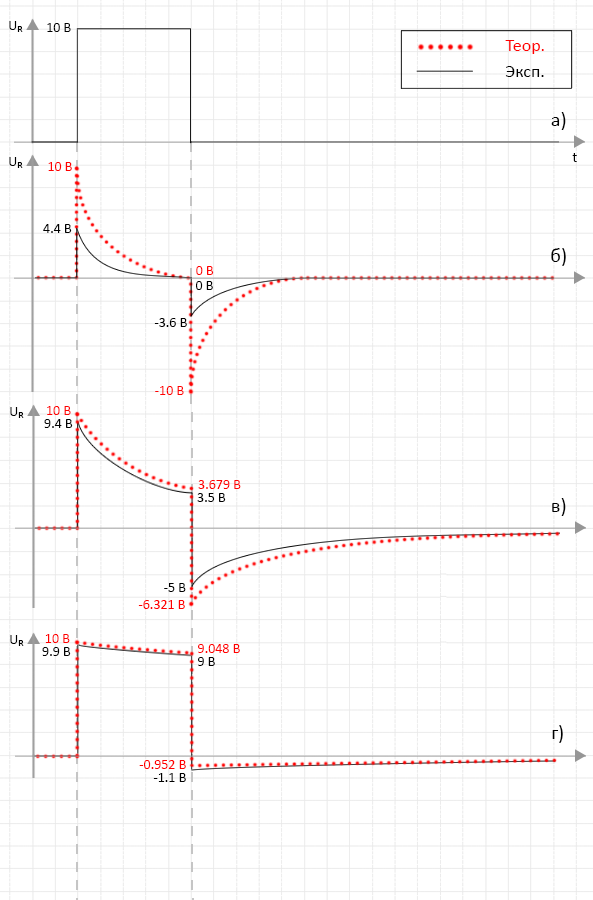
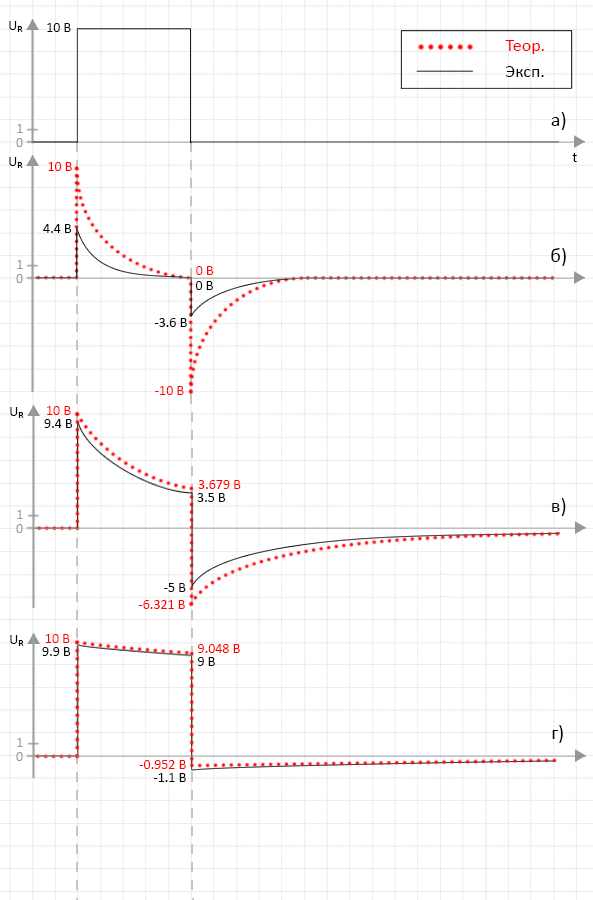
Layer changes from the first 593px x 900px image to the second:
added layer "Слой 84" in group "вход" over <box>25,140,34,144</box>
added layer "Слой 83" in group "вход" over <box>26,128,39,132</box>
added layer "1" (1st of 2, in "вход") in group "вход" over <box>17,124,23,133</box>
added layer "0" in group "вход" over <box>16,138,23,147</box>
painted on "Слой 55" over <box>14,141,33,143</box>
added layer "Слой 84 копия" in group "оси" over <box>25,276,34,280</box>
added layer "Слой 83 копия" in group "оси" over <box>26,264,39,268</box>
added layer "1 копия" in group "оси" over <box>17,260,23,269</box>
added layer "0 копия" in group "оси" over <box>16,274,23,283</box>
painted on "Слой 55 копия" (1st of 3, in "0.1" › "оси") over <box>14,277,32,279</box>
added layer "Слой 84 копия 2" in group "оси" over <box>25,526,33,530</box>
added layer "Слой 83 копия 2" in group "оси" over <box>27,514,40,518</box>
added layer "1 копия 2" in group "оси" over <box>17,510,23,519</box>
added layer "0 копия 2" in group "оси" over <box>16,524,23,533</box>
painted on "Слой 55 копия" (2nd of 3, in "1" › "оси") over <box>15,527,33,529</box>
added layer "Слой 84 копия 3" in group "оси" over <box>25,754,33,758</box>
added layer "Слой 83 копия 3" in group "оси" over <box>27,742,40,746</box>
added layer "1 копия 3" in group "оси" over <box>17,738,23,747</box>
added layer "0 копия 3" in group "оси" over <box>16,752,23,761</box>
painted on "Слой 55 копия" (3rd of 3, in "10" › "оси") over <box>15,755,33,757</box>
